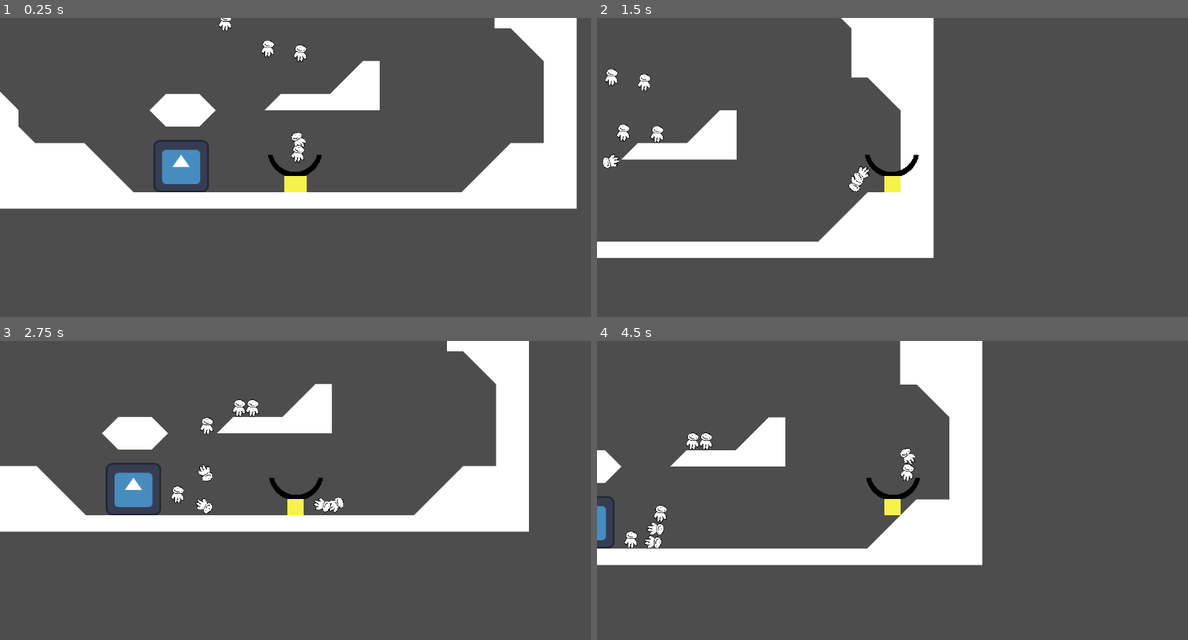
Above: before the commit, frames 1-4 (two rows, left to right).
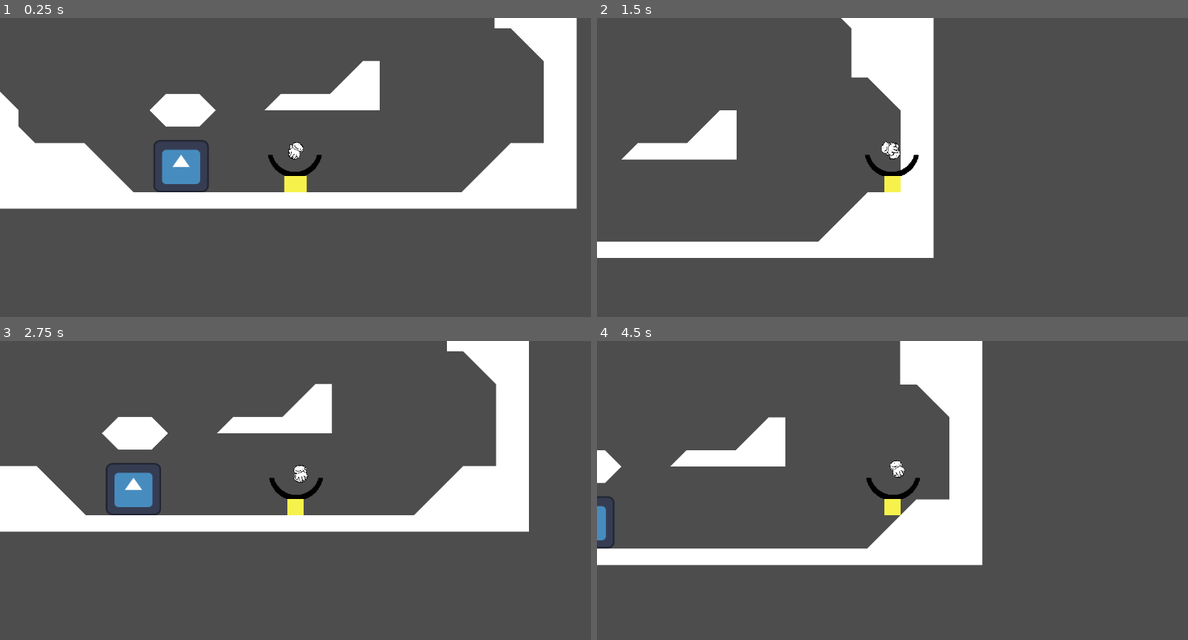
Above: after the commit, the same moments.

Repository: ValorZard/RainyPlatformer
Game: Godot game, scene res://Scenes/testPhysics.tscn
The game is run twice, just before and just after one commit, with the same random seed, the same clock (stepped at 60 frames per second) and the same inputs. This scene is started directly instead of the project's main scene. The engine's default icon, where the game draws it, is replaced by a stand-in: a white triangle on a blue panel in a dark square.
Inputs:
- Up to frame 1 (0.25 s): no input
- Up to frame 2 (1.5 s): hold Right (ui_right) from 0.53 s (still down); tap Space (jump) at 0.77 s
- Up to frame 3 (2.75 s): tap Space (jump) at 1.52 s; release Right (ui_right) at 2.03 s; hold Left (ui_left) from 2.03 s (still down)
- Up to frame 4 (4.5 s): release Left (ui_left) at 2.78 s; hold Right (ui_right) 2.78-4.28 s; tap Space (jump) at 3.02, 3.77 s; hold Left (ui_left) from 4.28 s (still down)

The runs differ from the first frame. In frame 1, 0.4% of the frame differs, in the area x 37-52%, y 0-49%; in frame 2, 0.7%; in frame 3, 0.8%, in the area x 28-59%, y 19-58%; in frame 4, 0.8%.

Commit message:
WE GIVE UP ON PHYSICS

Diff:
--- a/Actors/person.gd
+++ b/Actors/person.gd
@@ -4,7 +4,9 @@
 
 var teleport := false
 var teleport_position : Vector2
-var player : Player
+@export var player : Player
+
+@export var scoop : Scoop
 
 var max_speed = 100
 
@@ -31,6 +33,9 @@
 		state.transform.origin = teleport_position
 		teleport = false
 	if abs(get_linear_velocity().length()) > max_speed:
+		state.linear_velocity = player.velocity
+		state.angular_velocity = 0.0
+		state.transform.origin = scoop.spawn_point.global_position
 		var new_speed = get_linear_velocity().normalized()
 		new_speed *= max_speed
 		set_linear_velocity(new_speed)
--- a/Scenes/testPhysics.tscn
+++ b/Scenes/testPhysics.tscn
@@ -58,36 +58,11 @@
 
 [node name="TestScene" type="Node2D"]
 
-[node name="Person" parent="." instance=ExtResource("2_tqh3s")]
-position = Vector2(499, 256)
-
-[node name="Person2" parent="." instance=ExtResource("2_tqh3s")]
-position = Vector2(652, 468)
+[node name="Person3" parent="." node_paths=PackedStringArray("player", "scoop") instance=ExtResource("2_tqh3s")]
+position = Vector2(637, 500)
+player = NodePath("../Player")
+scoop = NodePath("../Player/TestScoop")
 can_report = true
-
-[node name="Person3" parent="." instance=ExtResource("2_tqh3s")]
-position = Vector2(637, 489)
-can_report = true
-
-[node name="PinJoint2D" type="PinJoint2D" parent="Person3"]
-node_a = NodePath("..")
-node_b = NodePath("../../Person2")
-bias = 0.9
-
-[node name="Person4" parent="." instance=ExtResource("2_tqh3s")]
-position = Vector2(579, 230)
-
-[node name="Person5" parent="." instance=ExtResource("2_tqh3s")]
-position = Vector2(582, 307)
-
-[node name="Person6" parent="." instance=ExtResource("2_tqh3s")]
-position = Vector2(645, 316)
-
-[node name="Person7" parent="." instance=ExtResource("2_tqh3s")]
-position = Vector2(620, 132)
-
-[node name="Person8" parent="." instance=ExtResource("2_tqh3s")]
-position = Vector2(556, 122)
 
 [node name="Player" parent="." instance=ExtResource("4_2o081")]
 position = Vector2(636, 548)
@@ -143,3 +118,23 @@
 offset_top = 510.0
 offset_right = 463.0
 offset_bottom = 550.0
+
+[node name="Person" parent="." node_paths=PackedStringArray("player", "scoop") instance=ExtResource("2_tqh3s")]
+position = Vector2(639, 463)
+player = NodePath("../Player")
+scoop = NodePath("../Player/TestScoop")
+
+[node name="PinJoint2D" type="PinJoint2D" parent="Person"]
+node_a = NodePath("..")
+node_b = NodePath("../../Person3")
+bias = 0.9
+
+[node name="Person2" parent="." node_paths=PackedStringArray("player", "scoop") instance=ExtResource("2_tqh3s")]
+position = Vector2(640, 422)
+player = NodePath("../Player")
+scoop = NodePath("../Player/TestScoop")
+
+[node name="PinJoint2D" type="PinJoint2D" parent="Person2"]
+node_a = NodePath("..")
+node_b = NodePath("../../Person")
+bias = 0.9
